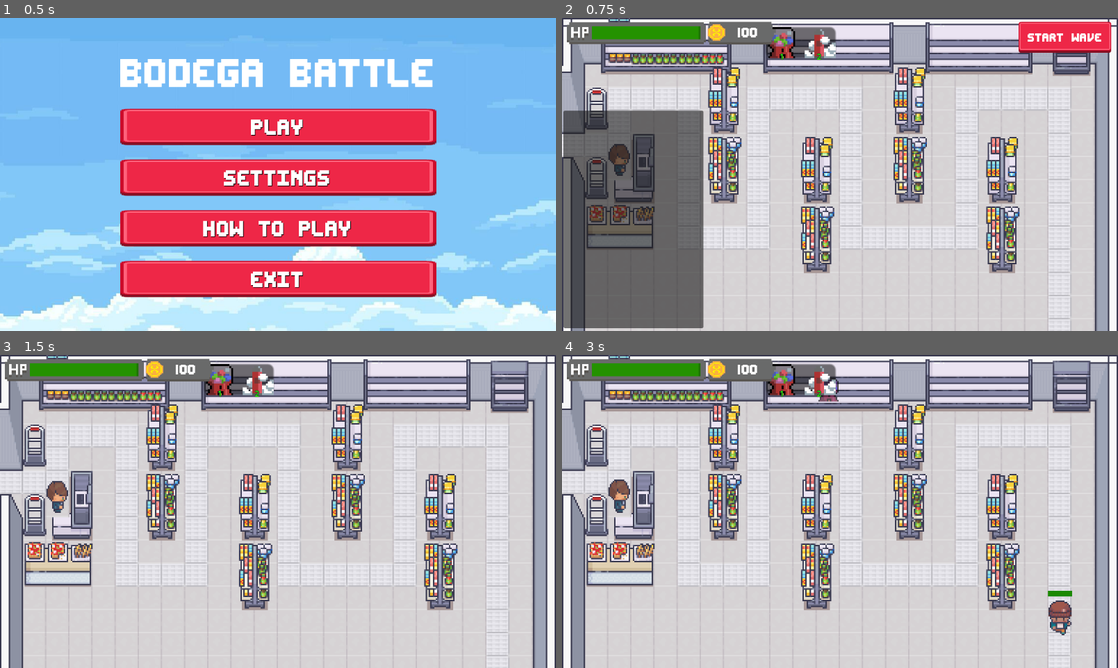
Above: before the commit, frames 1-4 (two rows, left to right).
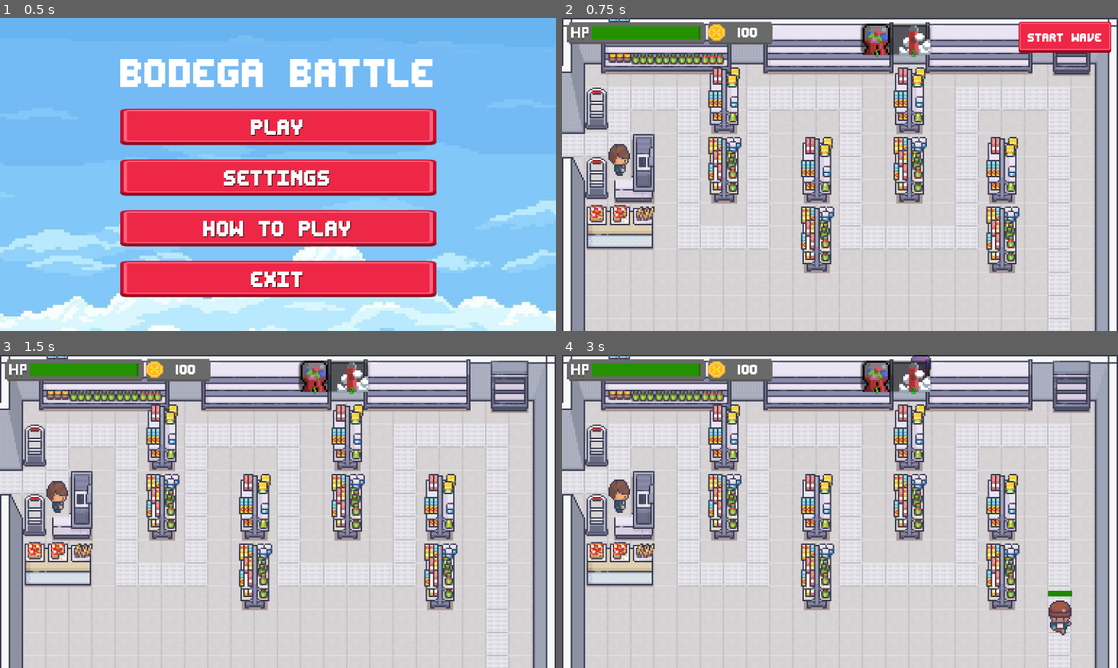
Above: after the commit, the same moments.

Repository: s27459-pj/bodega-battle
Game: Godot game, scene res://scene/scene_handler/scene_handler.tscn
Two runs of this game, one before a commit and one after it. Both use one fixed random seed, a clock stepped at 60 frames per second and the inputs below.
Inputs (mouse positions are in pixels of both pictures, inside the frame that each line leads up to; where the layout moved, square brackets give the same spot in the first picture):
- Up to frame 1 (0.5 s): no input
- Up to frame 2 (0.75 s): click "PLAY" at 0.5 s
- Up to frame 3 (1.5 s): click "Start Wave" at 1.25 s
- Up to frame 4 (3 s): click (878, 376) [778, 380] at 2 s; click (912, 376) [817, 380] at 2.75 s

Frame 1 is identical in both runs. In frame 2, 20% of the frame differs, in the area x 0-67%, y 1-100%; in frame 3, 2.4%; in frame 4, 2.6%.

Commit message:
changed bullet speed

Diff:
--- a/objects/defences/sprzedawca-e-petów/smoke.tscn
+++ b/objects/defences/sprzedawca-e-petów/smoke.tscn
@@ -91,7 +91,7 @@
 z_index = 1
 scale = Vector2(3, 3)
 script = ExtResource("1_3rddr")
-speed = 10
+hitDelay = 0.1
 lifetime = 10
 
 [node name="attackDelay" type="Timer" parent="."]
--- a/objects/ui/prep_phase_ui/prep_phase_ui.gd
+++ b/objects/ui/prep_phase_ui/prep_phase_ui.gd
@@ -1,7 +1,6 @@
 extends Control
 
 @onready var start_wave_button = $StartWave
-@onready var shop_label = $ShopPanel
 @onready var money_label = $MoneyLabel
 
 func _ready():
@@ -15,8 +14,6 @@
 
 func show_prep_ui():
 	start_wave_button.visible = true
-	shop_label.visible = true
 
 func hide_prep_ui():
 	start_wave_button.visible = false
-	shop_label.visible = false
--- a/objects/ui/prep_phase_ui/prep_phase_ui.tscn
+++ b/objects/ui/prep_phase_ui/prep_phase_ui.tscn
@@ -57,10 +57,3 @@
 position = Vector2(-44, 16)
 scale = Vector2(0.0174442, 0.0164516)
 texture = ExtResource("3_7ehl6")
-
-[node name="ShopPanel" type="Panel" parent="."]
-layout_mode = 0
-offset_left = 3.0
-offset_top = 192.0
-offset_right = 293.0
-offset_bottom = 642.0
--- a/scene/level_main/GameScene.tscn
+++ b/scene/level_main/GameScene.tscn
@@ -20,13 +20,13 @@
 scale = Vector2(1.5, 1.5)
 game_scene = NodePath("../..")
 
+[node name="Prep_phase_UI" parent="UI" instance=ExtResource("7_jiwvr")]
+
 [node name="TowerPlacementOverlay" parent="UI" instance=ExtResource("5_yl6u3")]
 
 [node name="TowerPlacement" parent="UI" node_paths=PackedStringArray("overlay", "level") instance=ExtResource("5_ylvg0")]
-position = Vector2(433, 19)
+position = Vector2(629, 12)
 overlay = NodePath("../TowerPlacementOverlay")
 level = NodePath("../../LevelMain")
 
 [node name="PauseMenu" parent="UI" instance=ExtResource("3_nn7n3")]
-
-[node name="Prep_phase_UI" parent="UI" instance=ExtResource("7_jiwvr")]
